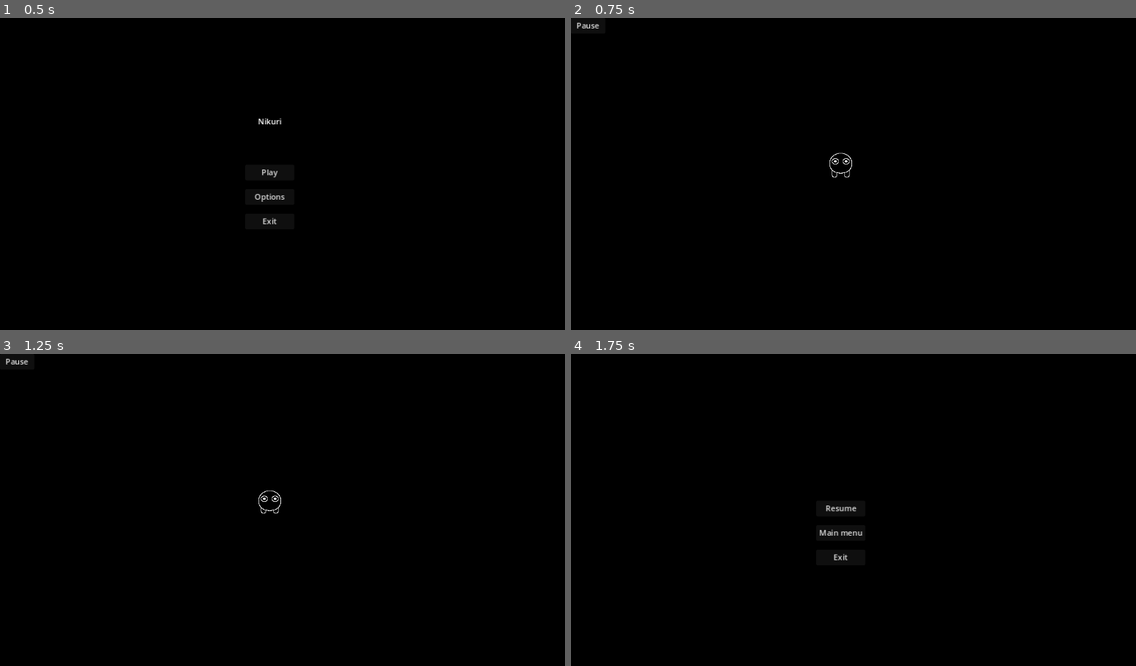
Above: before the commit, frames 1-4 (two rows, left to right).
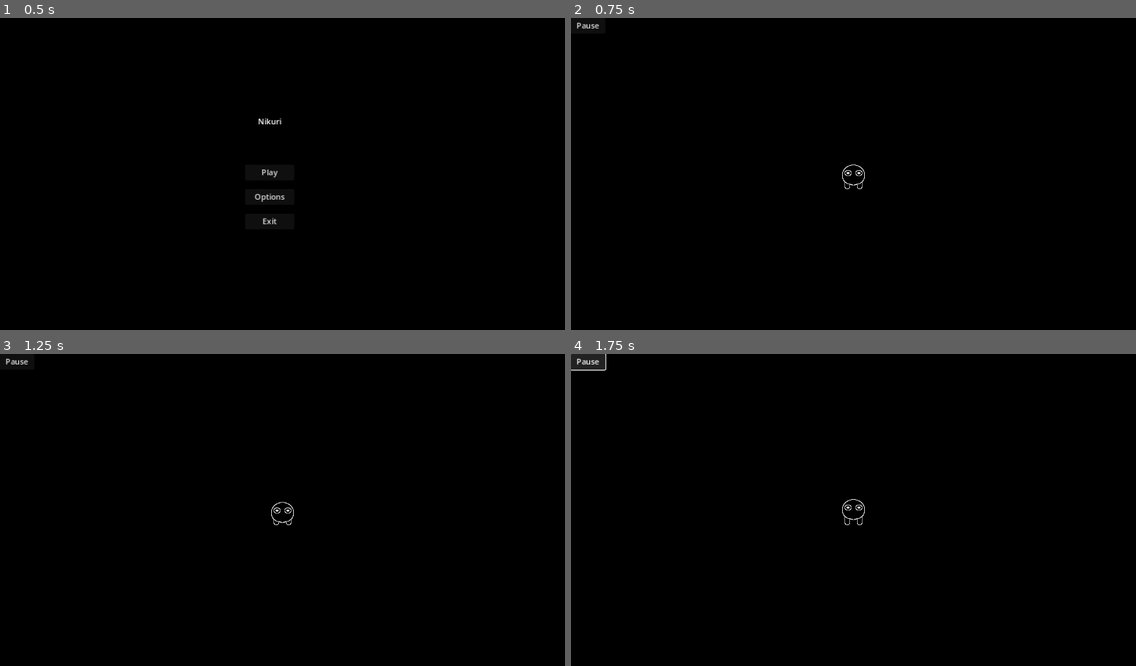
Above: after the commit, the same moments.

Repository: ondhan/nikuri
Game: Godot game, scene res://main_menu/main_menu.tscn
Two runs of this game, one before a commit and one after it. Both use one fixed random seed, a clock stepped at 60 frames per second and the inputs below.
Inputs:
- Up to frame 1 (0.5 s): no input
- Up to frame 2 (0.75 s): click "Play" at 0.5 s
- Up to frame 3 (1.25 s): no input
- Up to frame 4 (1.75 s): click "Pause" at 1.25 s

Frame 1 is identical in both runs. In frame 2, 0.2% of the frame differs, in the area x 45-52%, y 43-55%; in frame 3, 0.2%; in frame 4, 0.6%, in the area x 0-52%, y 0-67%.
Error after the commit: Attempt to call function '_pause_game' in base 'null instance' on a null instance. (res://game_screen/game_screen.gd:25)

Commit message:
Update 8 - camera and map improvements
- added world boundaries and player/boundary collision
- restructured the camera - now it follows the player, UI elements are tied to it and move with it, and is limited by world boundaries

Diff:
--- a/game_screen/game_screen.gd
+++ b/game_screen/game_screen.gd
@@ -12,7 +12,7 @@
 
 
 func _input(event):
-	var PauseScreen = get_node("PauseScreen")
+	var PauseScreen = get_node("Camera/CanvasLayer/PauseScreen")
 	if event.is_action_pressed("ui_pause") and not PauseScreen.was_paused:
 		print("calling pause game on Esc key")
 		PauseScreen._pause_game()
--- a/game_screen/game_screen.tscn
+++ b/game_screen/game_screen.tscn
@@ -44,6 +44,8 @@
 [ext_resource type="Texture2D" uid="uid://damobkx138qr" path="res://animations/nikuri/move_w_3.png" id="41_u6fhx"]
 [ext_resource type="Texture2D" uid="uid://chn84fibce87s" path="res://animations/nikuri/move_w_4.png" id="42_r7b7x"]
 
+[sub_resource type="WorldBoundaryShape2D" id="WorldBoundaryShape2D_y70dm"]
+
 [sub_resource type="SpriteFrames" id="SpriteFrames_ix62d"]
 animations = [{
 "frames": [{
@@ -226,50 +228,6 @@
 script = ExtResource("1_10y4f")
 
 [node name="ColorRect" type="ColorRect" parent="."]
-custom_minimum_size = Vector2(1500, 1000)
-anchors_preset = 15
-anchor_right = 1.0
-anchor_bottom = 1.0
-offset_left = -500.0
-offset_top = -500.0
-offset_right = 500.0
-offset_bottom = 500.0
-grow_horizontal = 2
-grow_vertical = 2
-color = Color(0, 0, 0, 1)
-
-[node name="PauseButton" type="Button" parent="."]
-anchors_preset = 8
-anchor_left = 0.5
-anchor_top = 0.5
-anchor_right = 0.5
-anchor_bottom = 0.5
-offset_left = -550.0
-offset_top = -300.0
-offset_right = -480.0
-offset_bottom = -269.0
-grow_horizontal = 2
-grow_vertical = 2
-text = "Pause"
-
-[node name="Player" type="Area2D" parent="."]
-script = ExtResource("2_2qj2a")
-metadata/_edit_group_ = true
-
-[node name="AnimatedSprite2D" type="AnimatedSprite2D" parent="Player"]
-sprite_frames = SubResource("SpriteFrames_ix62d")
-animation = &"idle_s"
-autoplay = "idle_s"
-
-[node name="CollisionShape2D" type="CollisionShape2D" parent="Player"]
-shape = SubResource("CapsuleShape2D_12a6m")
-
-[node name="PauseScreen" type="Node2D" parent="."]
-process_mode = 2
-visible = false
-script = ExtResource("2_boxpe")
-
-[node name="ColorRect" type="ColorRect" parent="PauseScreen"]
 custom_minimum_size = Vector2(1500, 1000)
 anchors_preset = 15
 anchor_right = 1.0
@@ -282,7 +240,85 @@
 grow_vertical = 2
 color = Color(0, 0, 0, 1)
 
-[node name="ResumeButton" type="Button" parent="PauseScreen"]
+[node name="WorldBoundary" type="StaticBody2D" parent="."]
+
+[node name="CollisionShape2D" type="CollisionShape2D" parent="WorldBoundary"]
+position = Vector2(-727, -21)
+rotation = 1.5708
+shape = SubResource("WorldBoundaryShape2D_y70dm")
+
+[node name="CollisionShape2D4" type="CollisionShape2D" parent="WorldBoundary"]
+position = Vector2(-24, 467)
+shape = SubResource("WorldBoundaryShape2D_y70dm")
+
+[node name="CollisionShape2D2" type="CollisionShape2D" parent="WorldBoundary"]
+position = Vector2(22, -476)
+rotation = 3.14159
+shape = SubResource("WorldBoundaryShape2D_y70dm")
+
+[node name="CollisionShape2D3" type="CollisionShape2D" parent="WorldBoundary"]
+position = Vector2(725, -17)
+rotation = 4.71239
+shape = SubResource("WorldBoundaryShape2D_y70dm")
+
+[node name="Player" type="CharacterBody2D" parent="."]
+script = ExtResource("2_2qj2a")
+metadata/_edit_group_ = true
+
+[node name="AnimatedSprite2D" type="AnimatedSprite2D" parent="Player"]
+sprite_frames = SubResource("SpriteFrames_ix62d")
+animation = &"idle_s"
+autoplay = "idle_s"
+
+[node name="CollisionShape2D" type="CollisionShape2D" parent="Player"]
+shape = SubResource("CapsuleShape2D_12a6m")
+
+[node name="RemoteTransform2D" type="RemoteTransform2D" parent="Player"]
+remote_path = NodePath("../../Camera")
+
+[node name="Camera" type="Camera2D" parent="."]
+limit_left = -195
+limit_top = -190
+limit_right = 1290
+limit_bottom = 795
+editor_draw_limits = true
+
+[node name="CanvasLayer" type="CanvasLayer" parent="Camera"]
+
+[node name="PauseButton" type="Button" parent="Camera/CanvasLayer"]
+anchors_preset = 8
+anchor_left = 0.5
+anchor_top = 0.5
+anchor_right = 0.5
+anchor_bottom = 0.5
+offset_left = -576.0
+offset_top = -324.0
+offset_right = -506.0
+offset_bottom = -293.0
+grow_horizontal = 2
+grow_vertical = 2
+text = "Pause"
+
+[node name="PauseScreen" type="Node2D" parent="Camera/CanvasLayer"]
+process_mode = 2
+visible = false
+position = Vector2(550, 300)
+script = ExtResource("2_boxpe")
+
+[node name="ColorRect" type="ColorRect" parent="Camera/CanvasLayer/PauseScreen"]
+custom_minimum_size = Vector2(1500, 1000)
+anchors_preset = 15
+anchor_right = 1.0
+anchor_bottom = 1.0
+offset_left = -750.0
+offset_top = -500.0
+offset_right = 750.0
+offset_bottom = 500.0
+grow_horizontal = 2
+grow_vertical = 2
+color = Color(0, 0, 0, 1)
+
+[node name="ResumeButton" type="Button" parent="Camera/CanvasLayer/PauseScreen"]
 anchors_preset = 8
 anchor_left = 0.5
 anchor_top = 0.5
@@ -295,7 +331,7 @@
 grow_vertical = 2
 text = "Resume"
 
-[node name="MainMenuButton" type="Button" parent="PauseScreen"]
+[node name="MainMenuButton" type="Button" parent="Camera/CanvasLayer/PauseScreen"]
 anchors_preset = 8
 anchor_left = 0.5
 anchor_top = 0.5
@@ -309,7 +345,7 @@
 grow_vertical = 2
 text = "Main menu"
 
-[node name="ExitButton" type="Button" parent="PauseScreen"]
+[node name="ExitButton" type="Button" parent="Camera/CanvasLayer/PauseScreen"]
 anchors_preset = 8
 anchor_left = 0.5
 anchor_top = 0.5
@@ -323,7 +359,7 @@
 grow_vertical = 2
 text = "Exit"
 
-[connection signal="pressed" from="PauseButton" to="." method="_on_pause_button_pressed"]
-[connection signal="pressed" from="PauseScreen/ResumeButton" to="PauseScreen" method="_on_resume_button_pressed"]
-[connection signal="pressed" from="PauseScreen/MainMenuButton" to="PauseScreen" method="_on_main_menu_button_pressed"]
-[connection signal="pressed" from="PauseScreen/ExitButton" to="PauseScreen" method="_on_exit_button_pressed"]
+[connection signal="pressed" from="Camera/CanvasLayer/PauseButton" to="." method="_on_pause_button_pressed"]
+[connection signal="pressed" from="Camera/CanvasLayer/PauseScreen/ResumeButton" to="Camera/CanvasLayer/PauseScreen" method="_on_resume_button_pressed"]
+[connection signal="pressed" from="Camera/CanvasLayer/PauseScreen/MainMenuButton" to="Camera/CanvasLayer/PauseScreen" method="_on_main_menu_button_pressed"]
+[connection signal="pressed" from="Camera/CanvasLayer/PauseScreen/ExitButton" to="Camera/CanvasLayer/PauseScreen" method="_on_exit_button_pressed"]
--- a/game_screen/player.gd
+++ b/game_screen/player.gd
@@ -1,4 +1,4 @@
-extends Area2D
+extends CharacterBody2D
 
 
 @export var speed = 400 # how fast the player will move (pixels/sec)
@@ -9,7 +9,6 @@
 # Called when the node enters the scene tree for the first time.
 func _ready() -> void:
 	screen_size = get_viewport_rect().size
-
 
 # Called every frame. 'delta' is the elapsed time since the previous frame.
 func _process(delta: float) -> void:
@@ -81,3 +80,9 @@
 			$AnimatedSprite2D.flip_h = true
 			$AnimatedSprite2D.animation = "move_nw"
 			last_move_anim = "ne"
+
+func _physics_process(delta):
+	var collision_info = move_and_collide(velocity * delta)
+	if collision_info:
+		print("collision with an object")
+		velocity = velocity.bounce(collision_info.get_normal())
Not shown: 1 places in game_screen/game_screen.tscn that only renumber resources
